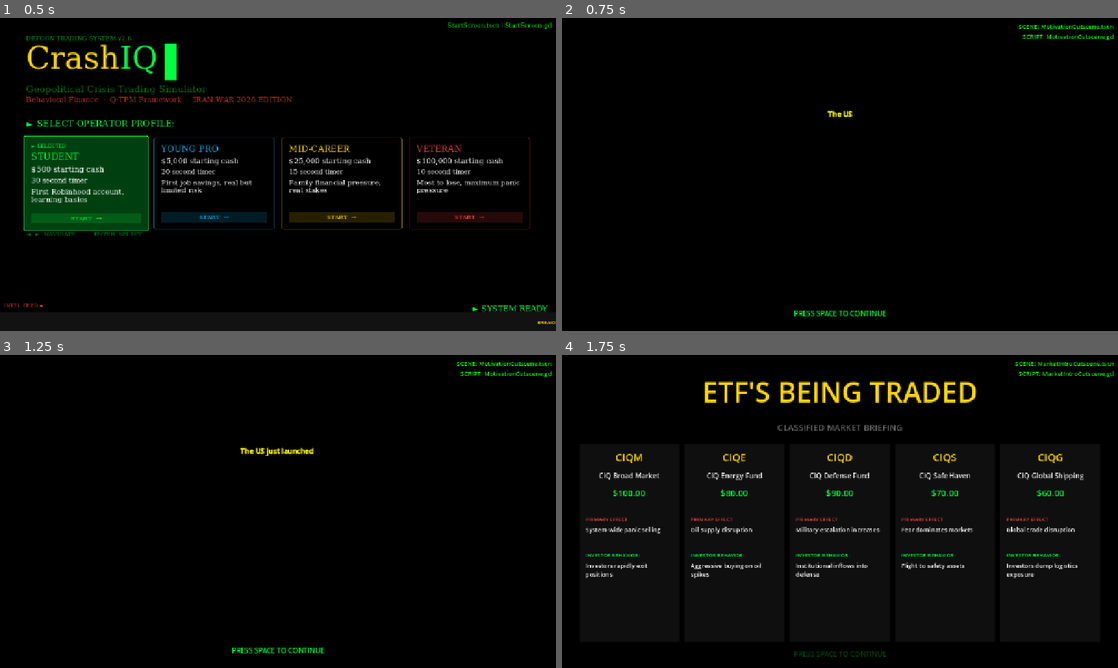
Above: before the commit, frames 1-4 (two rows, left to right).
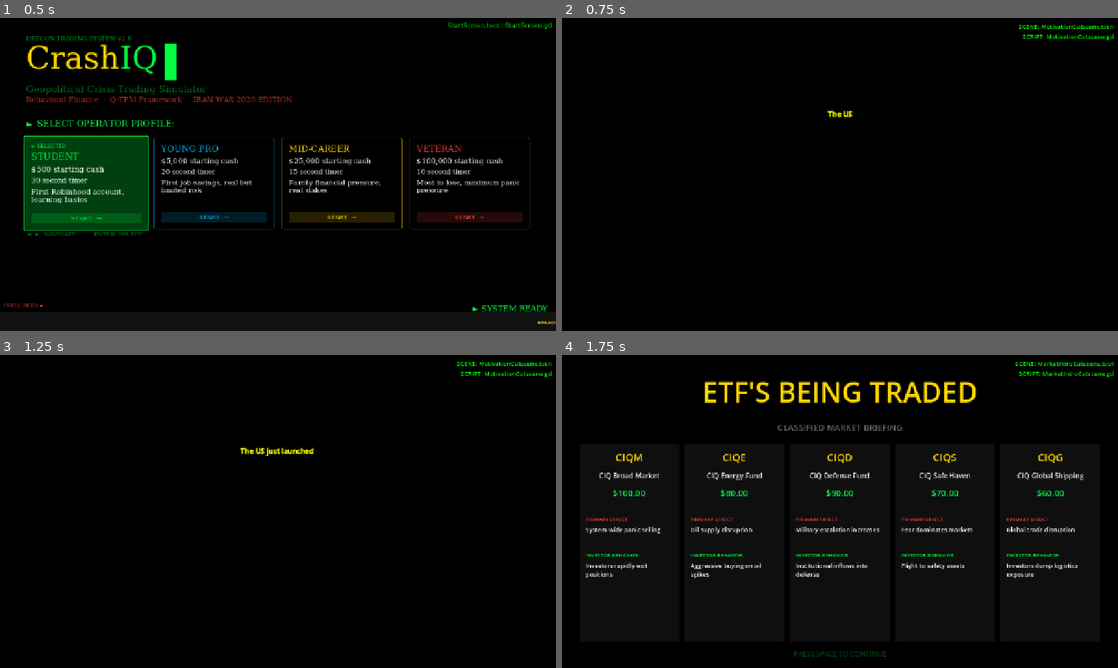
Above: after the commit, the same moments.

Repository: FirstandtheLast12/CRASH-IQ-FINAL-PROJECT-
Game: Godot game, scene res://scenes/Main.tscn
Same seed, same stepped clock (60 frames per second), same inputs: the game is played once before the commit and once after it.
Inputs (mouse positions are in pixels of both pictures, inside the frame that each line leads up to):
- Up to frame 1 (0.5 s): no input
- Up to frame 2 (0.75 s): click "START →" at 0.5 s
- Up to frame 3 (1.25 s): no input
- Up to frame 4 (1.75 s): tap Space at 1.25, 1.35 s; move the mouse to (962, 495) at 1.27 s; hold Right from 1.28 s (still down); click (962, 495) at 1.42 s; tap Enter (ui_accept) at 1.52 s

Frame 1 is identical in both runs. In frame 2, 0.2% of the frame differs, in the area x 41-59%, y 93-96%; in frame 3, 0.2%; in frame 4, nothing differs.

Commit message:
Describe your changes here

Diff:
--- a/crashiq/scripts/MotivationCutscene.gd
+++ b/crashiq/scripts/MotivationCutscene.gd
@@ -54,20 +54,7 @@
 	text_label.offset_bottom = 150
 	text_label.horizontal_alignment = HORIZONTAL_ALIGNMENT_CENTER
 
-	continue_label = Label.new()
-	add_child(continue_label)
-
-	continue_label.text = "PRESS SPACE TO CONTINUE"
-	continue_label.anchor_left = 0.5
-	continue_label.anchor_right = 0.5
-	continue_label.anchor_top = 1
-	continue_label.anchor_bottom = 1
-	continue_label.offset_left = -200
-	continue_label.offset_right = 200
-	continue_label.offset_top = -60
-	continue_label.offset_bottom = -20
-	continue_label.horizontal_alignment = HORIZONTAL_ALIGNMENT_CENTER
-	continue_label.add_theme_color_override("font_color", Color(0,1,0))
+	continue_label = $ContinueLabel
 	continue_label.modulate.a = 0.0
 
 	await type_text()
